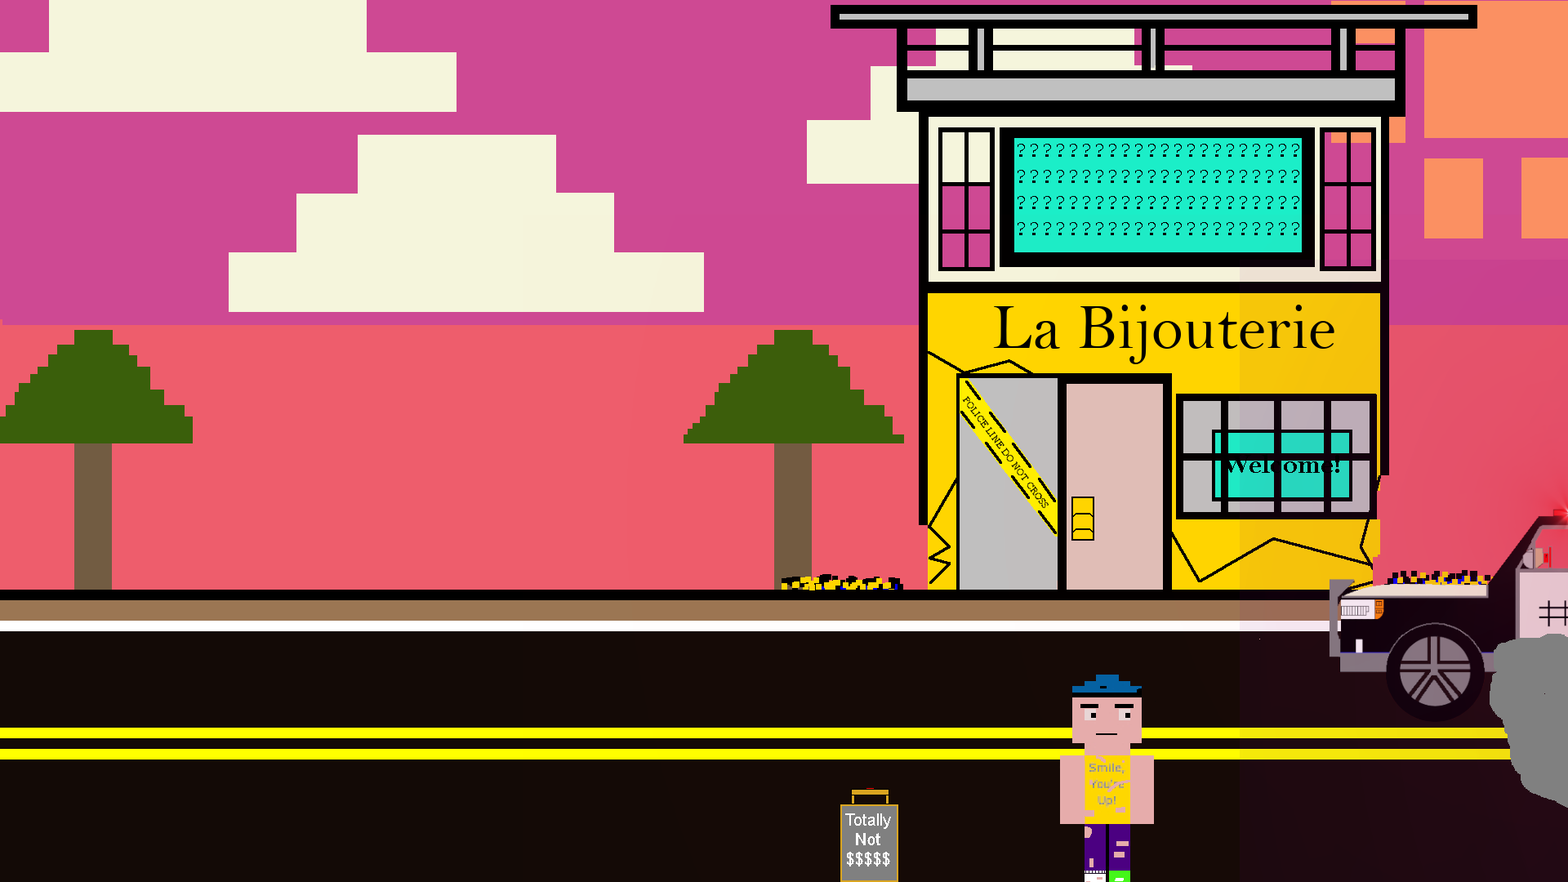
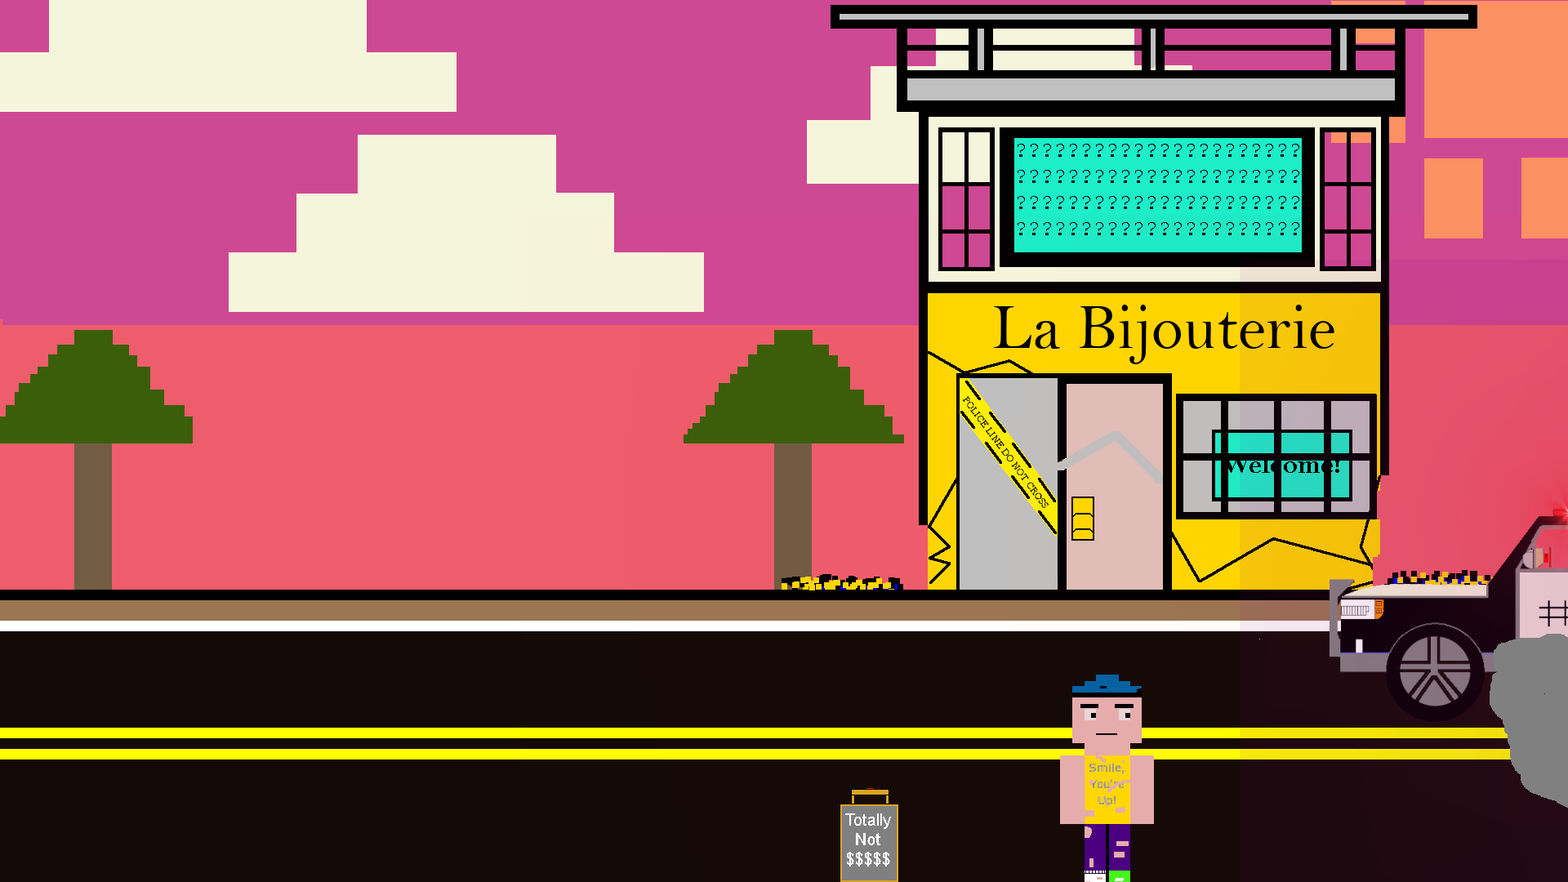
The second 1568px x 882px image is a revision of the first. Changes to its layers:
added layer "Background copy #8" above "Background copy #7" over [1057, 431, 1163, 484]
hid "Background copy #7" over [1057, 431, 1163, 484]